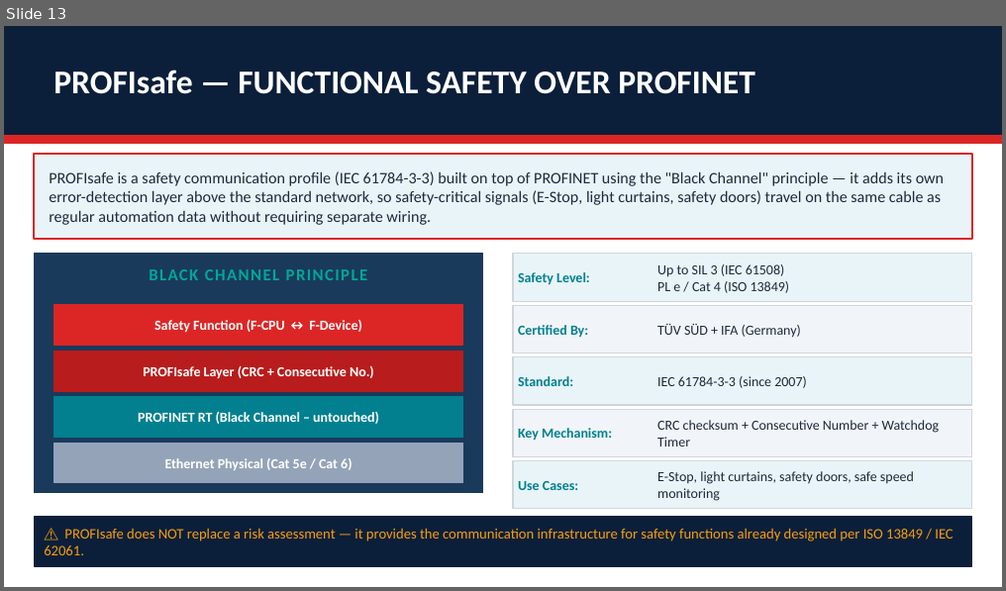
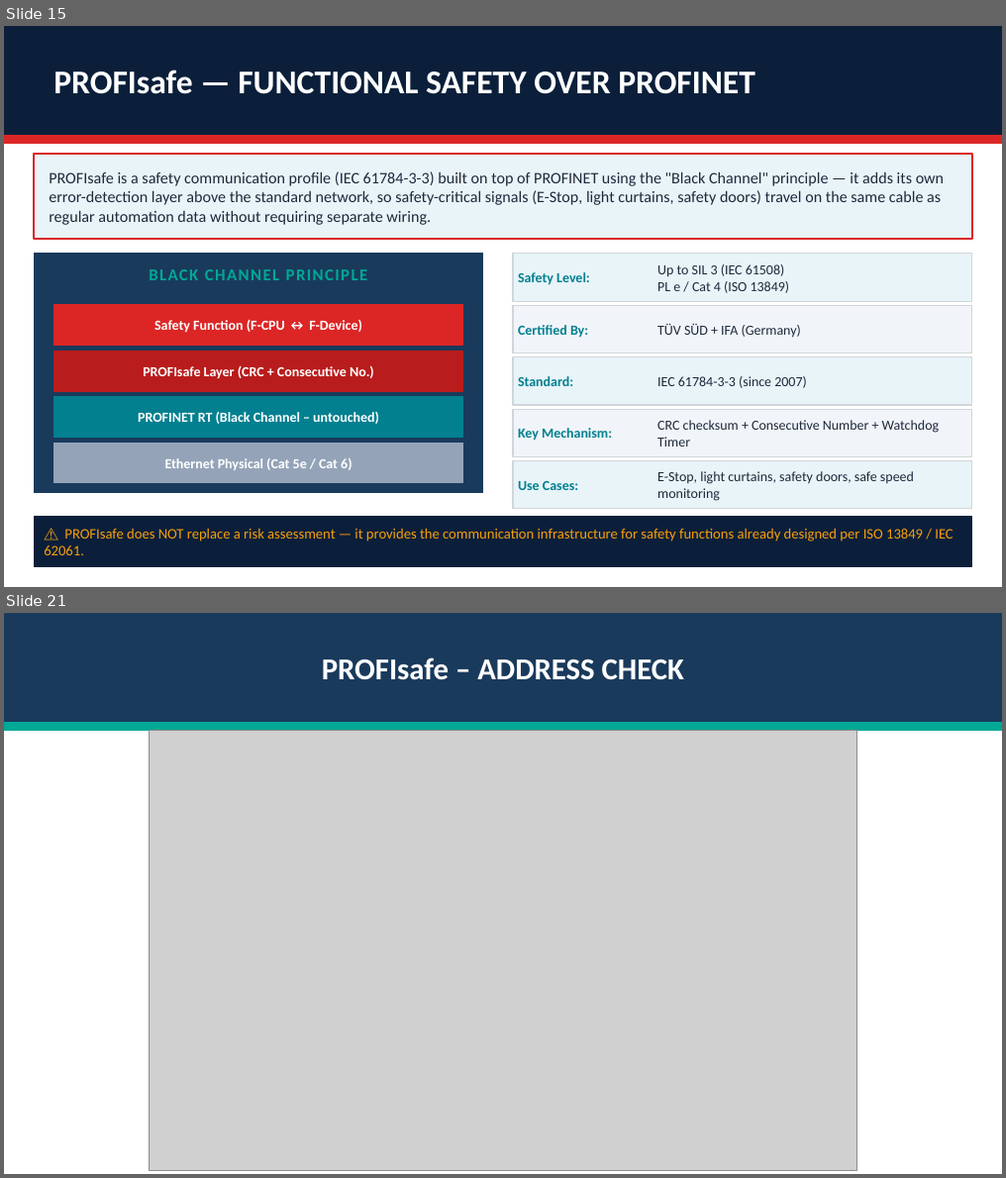
Before and after one commit to MoAbdoHSHL/Hardware-Engineering-Gr_A3, a slide deck: PROFINET_Protocol_Complete.pptx. Shown one above the other, each under a label of ours: slide 13 before the commit, slides 15 and 21 after it; the slides between them are not shown. The pictures are 1006x591 and 1006x1178 pixels, drawn with LibreOffice and Linux fonts; fonts in the diff are those of the drawing; grey boxes stand for pictures. Boxes give left, top, right and bottom in pixels: in the first picture for what was removed or moved away, otherwise in the second. Text is boxed around its words. In the diff, an @@ line names an element or a change of style, - is before the commit and + after.

```diff
--- a/PROFINET_Protocol_Complete.pptx
+++ b/PROFINET_Protocol_Complete.pptx
@@ slide 21 added at (4,613,1002,1174), background #FFFFFF @@
@@ rectangle added at (4,613,1002,723), fill #1A3A5C, outline #1A3A5C 1 pt @@
@@ text added at (322,658,684,680), 22 pt, text #FFFFFF, bold @@
+PROFIsafe – ADDRESS CHECK
@@ rectangle added at (4,723,1002,730), fill #00A896, outline #00A896 1 pt @@
@@ picture added at (149,731,856,1170) @@
@@ what was slide 13 is now slide 15 @@
```
Also in this commit, not shown: 8 other slides added, 1 slide removed, 20 other files.
